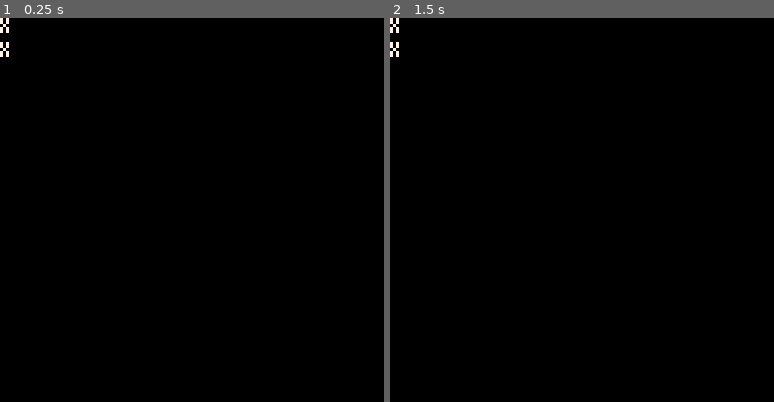
Above: before the commit, frames 1-2 (left to right).
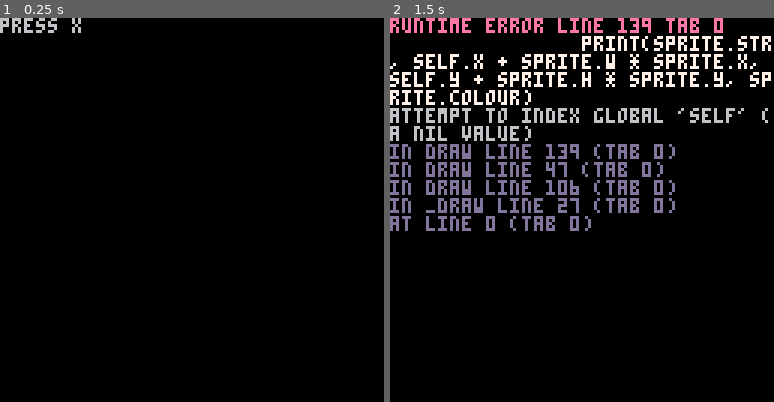
Above: after the commit, the same moments.

Repository: hypercube143/picoasciijam2026
Game: PICO-8 cartridge picoasciijam2016.p8
The game is run twice, just before and just after one commit, with the same random seed, the same clock (stepped at 60 frames per second) and the same inputs.
Inputs:
- Up to frame 1 (0.25 s): no input
- Up to frame 2 (1.5 s): tap X (X key) at 0.33, 1.07 s

The runs differ from the first frame. In frame 1, 0.4% of the frame differs, in the area x 0-22%, y 0-11%; in frame 2, 12%, in the area x 0-100%, y 0-56%.
Error after the commit: runtime error line 139 tab 0; print(sprite.str, self.x + sprite.w * sprite.x, self.y + sprite.h * sprite.y, sprite.colour); attempt to index global 'self' (a n…

Commit message:
tryn a get player to move

Diff:
--- a/picoasciijam2016.p8
+++ b/picoasciijam2016.p8
@@ -10,58 +10,80 @@
 -- p
 
 function _init()
-    --CURR_SCENE = startMenu()
-    p = newPlayer(50, 50)
-
-        -- example of a full texture
-    mega_tx = {
-        s("x", 7, 0, 0, "head"),
-        s("x", 7, 0, 1, "body"),
-    }
-    thingy = co(0, 0, 0, 0, mega_tx, "thingy")
+    CURR_SCENE = startMenu()
+    -- p = newPlayer(50, 50)
+
+    --     -- example of a full texture
+    -- mega_tx = {
+    --     s("x", 7, 0, 0, "head"),
+    --     s("x", 7, 0, 1, "body"),
+    -- }
+    -- thingy = co(0, 0, 0, 0, mega_tx, "thingy")
 end
 
 function _update60()
-   --CURR_SCENE.update()
+   CURR_SCENE.update()
 end
 
 function _draw()
     cls()
-    --CURR_SCENE.draw()
+    CURR_SCENE.draw()
     --print(p .. " " .. weed_tree)
-    p.draw()
-    thingy.draw()
+    -- p.draw()
+    -- thingy.draw()
 end
 
 ----- PLAYER
 function newPlayer(x, y)
+    local texture = {
+            s("🐱", 7, 0, 0 , "head"),
+            s("웃", 7, 0, 1, "body")
+        }
     return{
         -- str = " 🐱\n(웃",
         -- col = 7,
-        sprite = co(x, y, 8, 8, playerTexture(), "player"),
+        spr = co(x, y, 8, 8, texture, "player"),
         x = x,
         y = y,
         speed = 1,
-        draw = function() print(p.str, p.x, p.y, p.col) end,
+        draw = function()
+            p.spr.draw()
+            print("player: " .. p.x.. ", " .. p.y)
+        end,
         update = function()
             movePlayer()
 
-        end
-    }
-end
-
-function playerTexture()
-    return{
-        t(s("🐱", 7, "head"), {0,0})
-    }
-end
+        end,
+
+
+    }
+end
+
+-- function playerTexture()
+--     return{
+--         s("🐱", 7, 0, 0 , "head"),
+--         s("웃", 7, 0, 1, "body")
+--     }
+-- end
 
 
 function movePlayer()
-    if btn(⬅️) then p.x -= p.speed end
-    if btn(➡️) then p.x += p.speed end
-    if btn(⬆️) then p.y -= p.speed end
-    if btn(⬇️) then p.y += p.speed end
+    if btn(⬅️) then
+        p.x -= p.speed
+        p.spr.x = p.x
+    end
+    if btn(➡️) then
+        p.x += p.speed
+        p.spr.x = p.x
+    end
+    if btn(⬆️) then
+        p.y -= p.speed
+        p.spr.y = p.y
+    end
+    if btn(⬇️) then
+        p.y += p.speed
+        p.spr.y = p.y
+    end
 end
 
 ---- LEVELS
@@ -84,7 +106,7 @@
             p.update()
         end,
         draw = function()
-            p.draw()
+            p.draw( )
         end
     }
 end
@@ -116,8 +138,8 @@
         texture = texture,
         id = id,
         draw = function()
-            for sprite in all(mega_tx) do
-                print(sprite.str, x + sprite.w * sprite.x, y + sprite.h * sprite.y, sprite.colour)
+            for sprite in all(texture) do
+                print(sprite.str, self.x + sprite.w * sprite.x, self.y + sprite.h * sprite.y, sprite.colour)
             end
 
         end,
